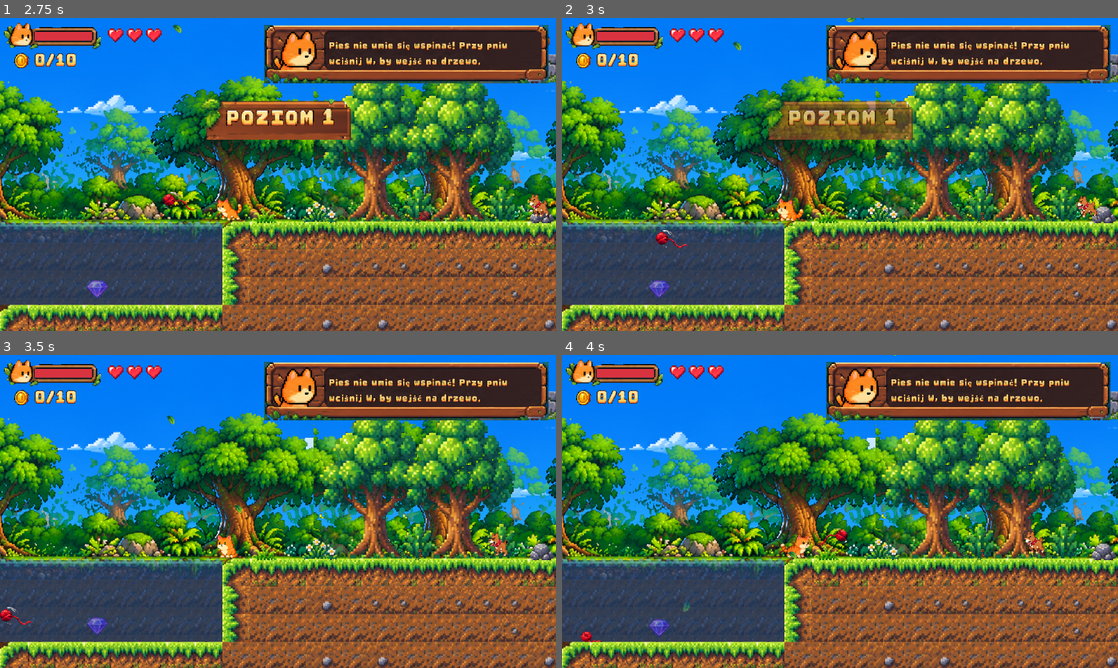
Above: before the commit, frames 1-4 (two rows, left to right).
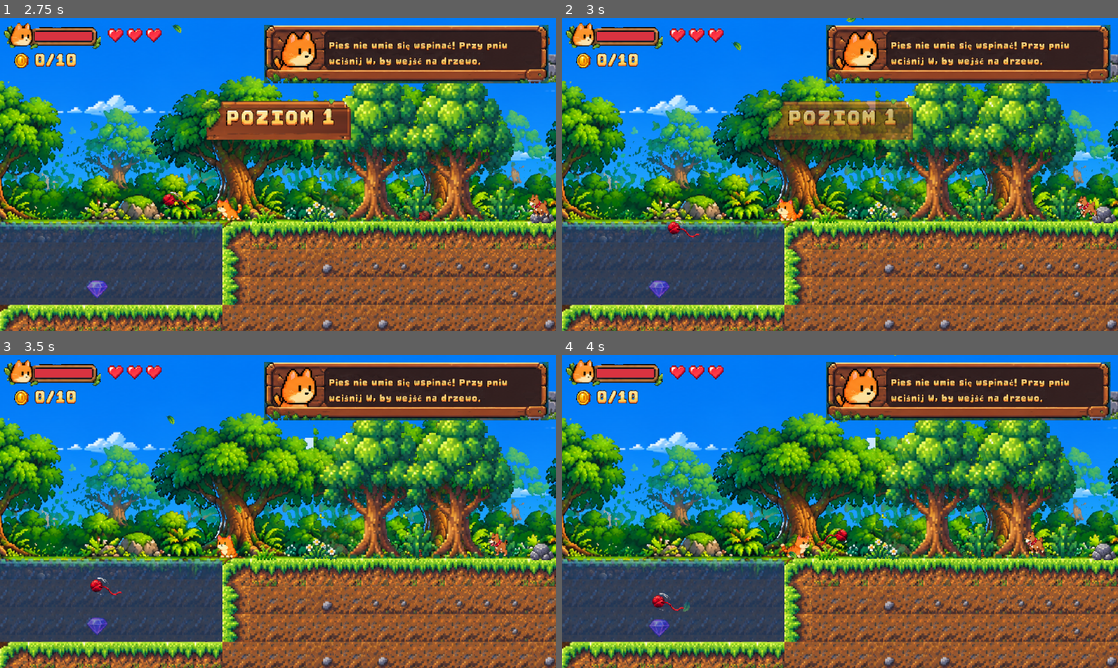
Above: after the commit, the same moments.

Repository: leksa-dev/cat-platformer
Game: Godot game, scene res://scenes/ui/main_menu.tscn
Same seed, same stepped clock (60 frames per second), same inputs: the game is played once before the commit and once after it.
Inputs (mouse positions are in pixels of both pictures, inside the frame that each line leads up to):
- Up to frame 1 (2.75 s): tap Enter (ui_accept) at 0.5 s; move the mouse to (400, 158) at 0.52 s; hold D (right) 0.53-1.25 s; tap L (throw) at 0.6, 2.3 s; click (400, 158) at 0.67 s; tap Space (jump) at 0.77 s; drag from (166, 190) to (344, 152) at 1.27 s; move the mouse to (333, 105) at 2.02 s; hold A (left) from 2.03 s (still down); hold Shift (dash) from 2.03 s (still down)
- Up to frame 2 (3 s): release A (left) at 2.75 s; release Shift (dash) at 2.75 s; drag from (812, 237) to (1017, 152) at 2.77 s
- Up to frame 3 (3.5 s): no input
- Up to frame 4 (4 s): move the mouse to (1006, 558) at 3.52 s; hold D (right) from 3.53 s (still down); tap L (throw) at 3.6 s; tap Space (jump) at 3.77 s

Frame 1 is identical in both runs. In frame 2, 0.2% of the frame differs, in the area x 16-25%, y 64-74%; in frame 3, 0.2%, in the area x 0-22%, y 71-87%; in frame 4, 0.2%.

Commit message:
Yarn ball slows down in water: the splash takes most of its speed, strong drag, slow sinking
Co-Authored-By: Claude Opus 5.5 <noreply@anthropic.com>
Claude-Session: https://claude.ai/code/session_011nTXPMpz8sabEPGxZfve52

Diff:
--- a/scenes/objects/water.gd
+++ b/scenes/objects/water.gd
@@ -24,6 +24,7 @@
 
 
 func _ready() -> void:
+	add_to_group("water")  # thrown yarn balls look the water up by its rect (the sea has no collision layer)
 	_build()
 
 
--- a/scenes/objects/yarn_ball.gd
+++ b/scenes/objects/yarn_ball.gd
@@ -12,14 +12,24 @@
 @export var gravity := 500.0
 @export var bounce := 0.5
 @export var rest_time := 1.2  # on the ground before it fades
+@export var water_drag := 0.01  # share of the speed left after a second in water
+@export var water_gravity := 0.15  # sinks slowly
 
 var _time := 0.0
 var _rest := -1.0  # seconds lying on the ground, < 0 while it moves
 var _already_hit := []
+var _wet := false
 
 @onready var sprite: Sprite2D = $Sprite
 @onready var hitbox: Area2D = $Hitbox
 @onready var hitbox_shape: CollisionShape2D = $Hitbox/CollisionShape2D
+
+
+func _in_water() -> bool:
+	for w in get_tree().get_nodes_in_group("water"):
+		if Rect2(w.global_position, Vector2(w.width_tiles, w.depth_tiles) * 16).has_point(global_position):
+			return true
+	return false
 
 
 func _physics_process(delta: float) -> void:
@@ -34,7 +44,14 @@
 		if _rest > rest_time + 0.4:
 			queue_free()
 		return
-	velocity.y += gravity * delta
+	var wet := _in_water()
+	if wet and not _wet:  # the splash takes most of the speed at once
+		Game.sfx("splash", 0.1, -8.0)
+		velocity *= 0.4
+	_wet = wet
+	if wet:
+		velocity *= pow(water_drag, delta)
+	velocity.y += gravity * (water_gravity if wet else 1.0) * delta
 	var col := move_and_collide(velocity * delta)
 	if col:
 		var floor_hit := col.get_normal().y < -0.5
